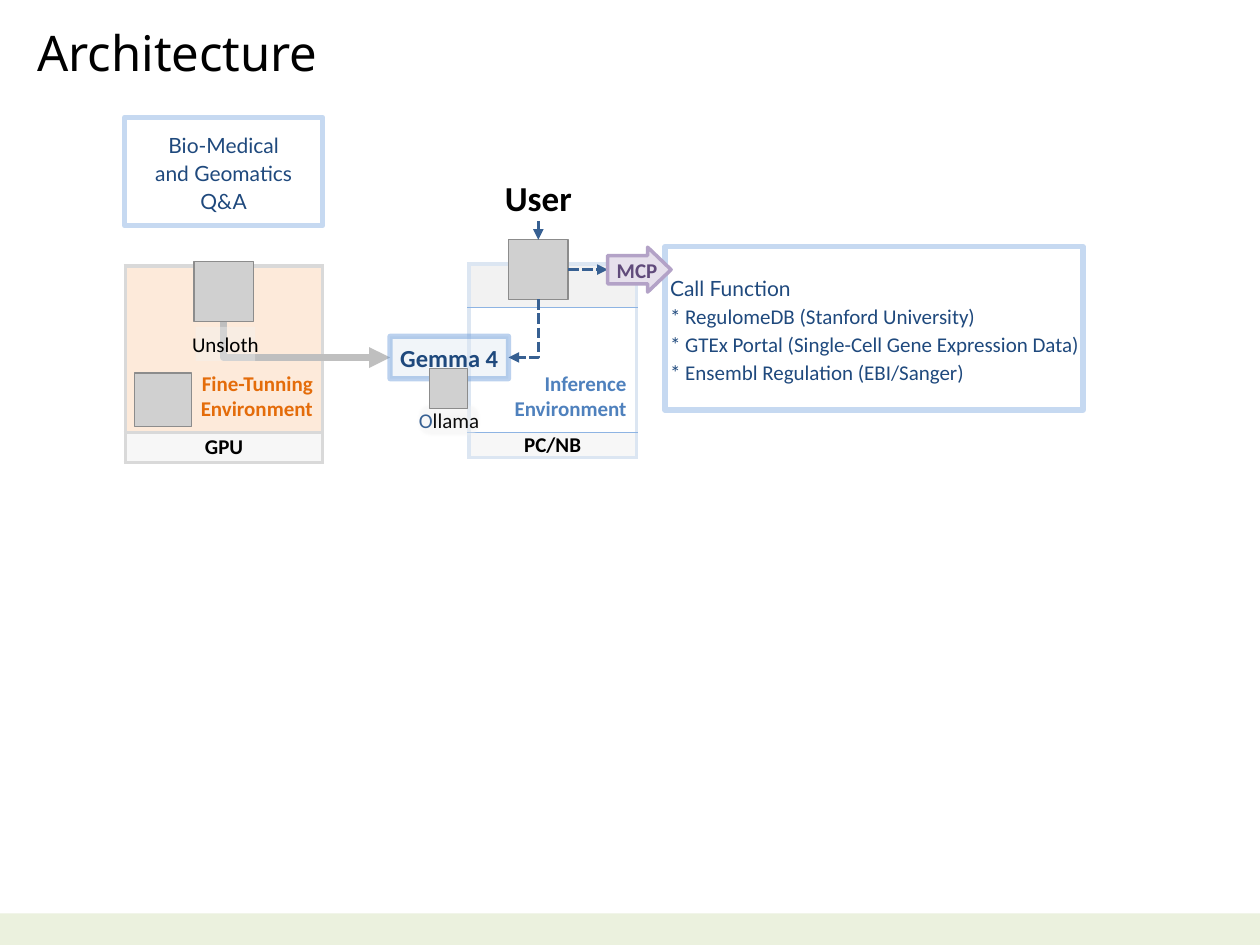
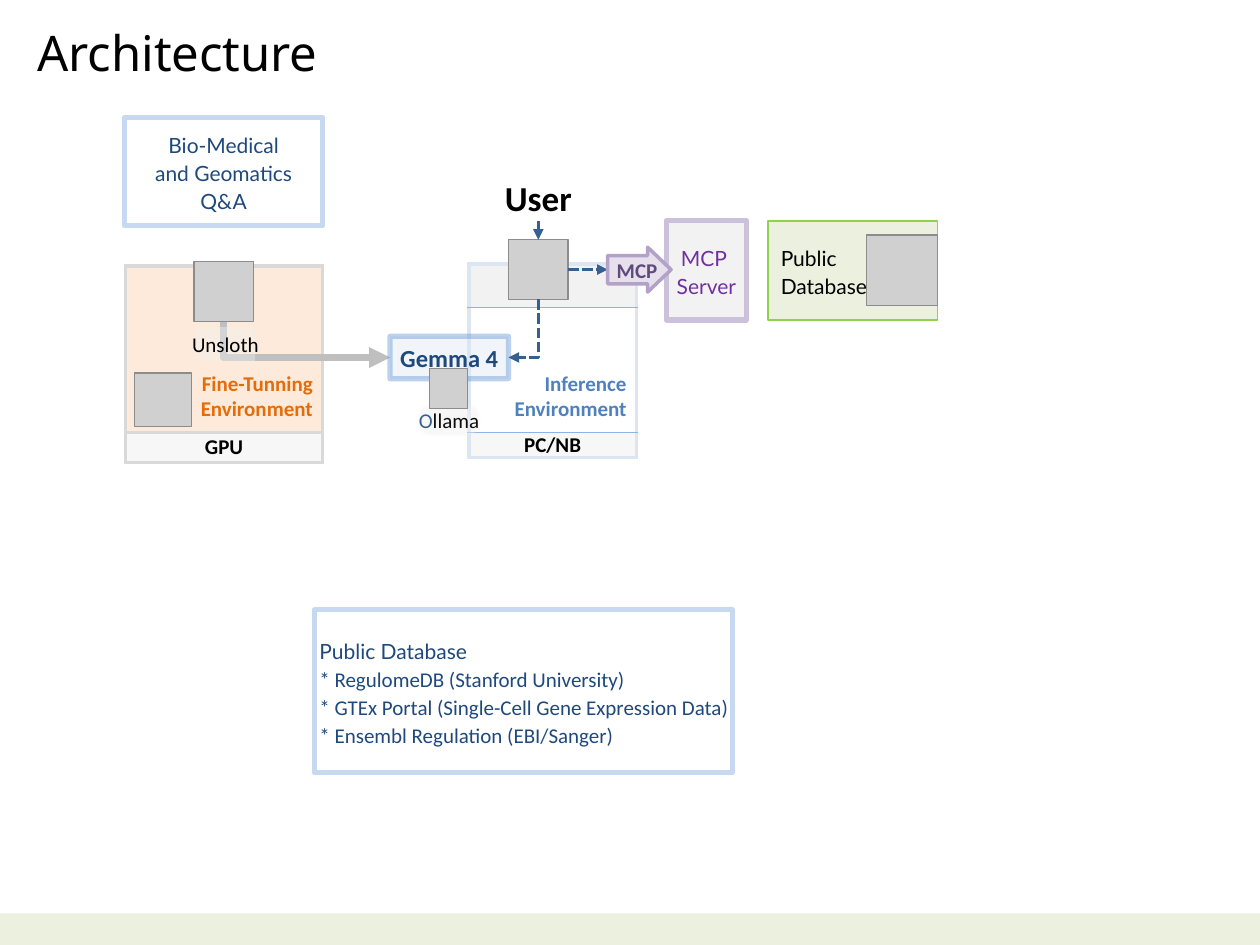
Before and after one commit to navibator/crazy-ai, a slide deck: slide 3 of bio-it-agent.pptx. Drawn at 1260x945 pixels with LibreOffice and Linux fonts; fonts in the diff are those of the drawing; grey boxes stand for pictures. Boxes give left, top, right and bottom in pixels: in the first picture for what was removed or moved away, otherwise in the second. Text is boxed around its words. In the diff, an @@ line names an element or a change of style, - is before the commit and + after.

```diff
--- a/bio-it-agent.pptx
+++ b/bio-it-agent.pptx
@@ rectangle added at bbox=[667, 220, 747, 320], fill #F2F2F2, outline #CCC1DA 3 pt, 12 pt, text #7030A0 @@
+MCP
+Server
@@ rectangle added at bbox=[769, 220, 937, 320], fill #EBF1DE, outline #92D050 1 pt, 12 pt, text #000000 @@
+Public
+Database
@@ picture added at bbox=[867, 236, 937, 306] @@
@@ rectangle "Public Database": place and size @@
-rectangle "Public Database" at bbox=[665, 247, 1084, 411]
+rectangle "Public Database" at bbox=[315, 610, 733, 774]
@@ text in rectangle at bbox=[319, 643, 467, 659]: text changed @@
-Call Function
+Public Database
```
Also in this commit, not shown: 3 other slides changed, 3 other files.
